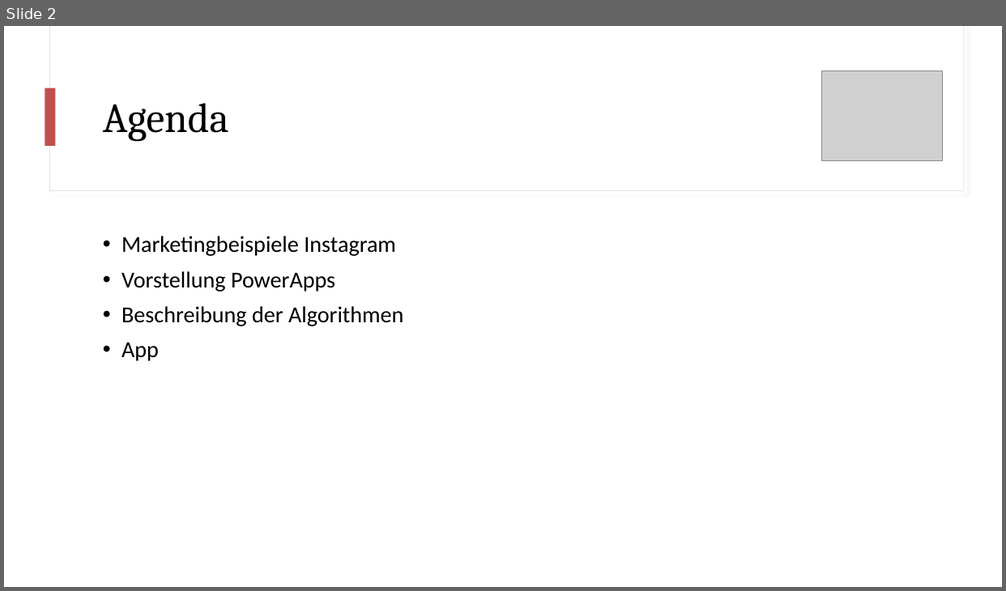
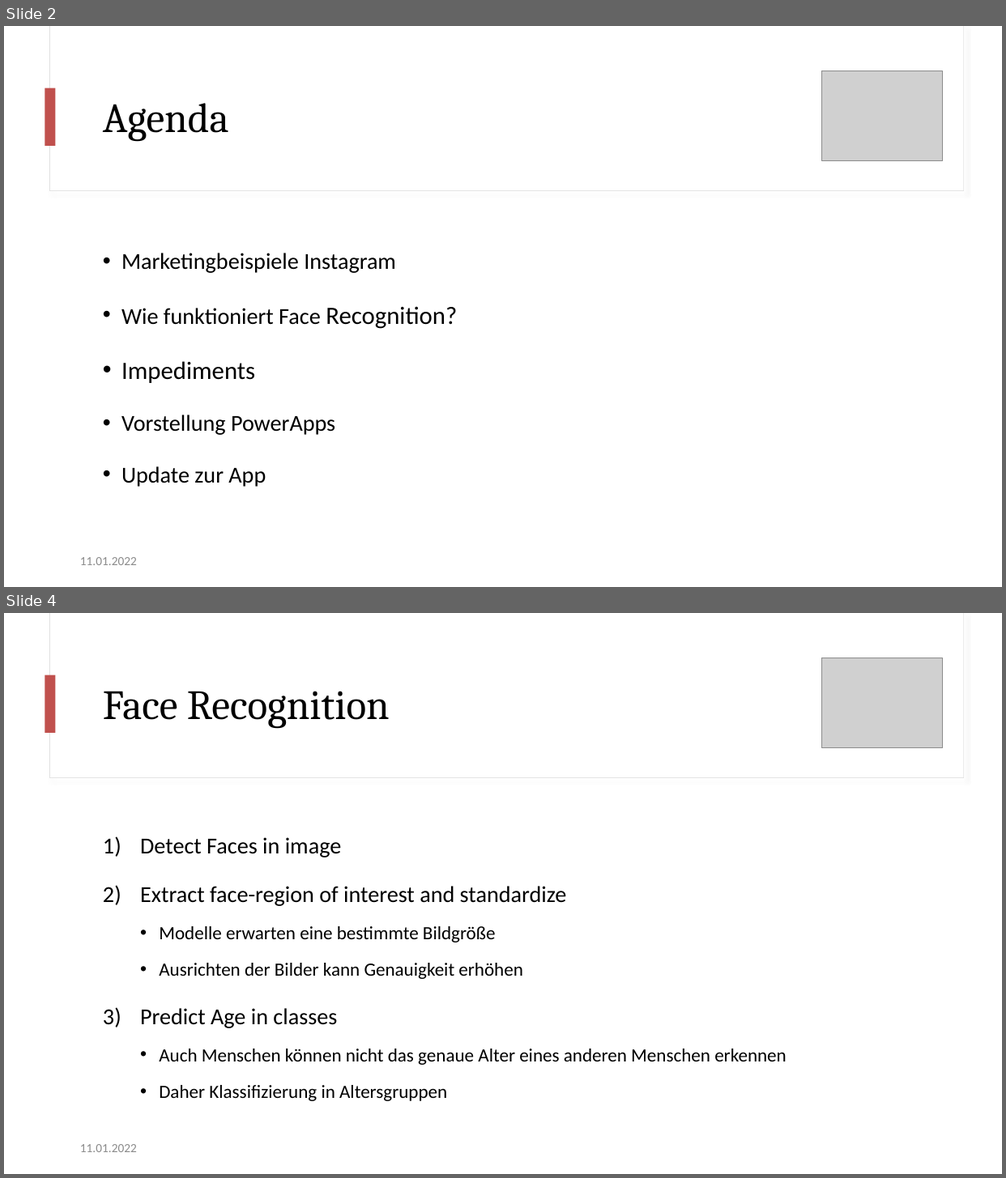
Before and after one commit to florian-frey/FaceBank, a slide deck: presentations/presentation-22_01_13.pptx. Shown one above the other, each under a label of ours: slide 2 before the commit, slides 2 and 4 after it; the slides between them are not shown. The pictures are 1006x591 and 1006x1178 pixels, drawn with LibreOffice and Linux fonts; fonts in the diff are those of the drawing; grey boxes stand for pictures. Boxes give left, top, right and bottom in pixels: in the first picture for what was removed or moved away, otherwise in the second. Text is boxed around its words. In the diff, an @@ line names an element or a change of style, - is before the commit and + after.

```diff
--- a/presentations/presentation-22_01_13.pptx
+++ b/presentations/presentation-22_01_13.pptx
@@ slide 4 added at (4,613,1002,1174), background #FFFFFF @@
@@ rectangle added at (49,613,964,778), fill #FFFFFF, outline #E1E1E1 0.75 pt @@
@@ rectangle added at (50,613,964,777), fill #FFFFFF @@
@@ picture added at (822,658,942,747) @@
@@ rectangle added at (45,675,56,733), fill #C0504D @@
@@ title added at (103,691,390,729), 40 pt, text #000000 @@
+Face Recognition
@@ text added at (140,837,786,1101), 18 pt, text #000000 @@
+1) Detect Faces in image
+2) Extract face-region of interest and standardize
+  • Modelle erwarten eine bestimmte Bildgröße
+  • Ausrichten der Bilder kann Genauigkeit erhöhen
+3) Predict Age in classes
+  • Auch Menschen können nicht das genaue Alter eines anderen Menschen erkennen
+  • Daher Klassifizierung in Altersgruppen
@@ text added at (80,1144,137,1152), 12 pt, text #8C8C8C @@
+11.01.2022
@@ slide 2 changed as well @@
@@ text at (121,253,396,435): line spacing 0.9 to 1.5 @@
@@ text at (121,306,457,383): paragraphs added @@
+• Wie funktioniert Face Recognition?
+• Impediments
@@ text at (121,467,266,487): text changed @@
-• Beschreibung der Algorithmen
-• App
+• Update zur App
@@ text added at (80,557,137,565), 12 pt, text #8C8C8C @@
+11.01.2022
```
Also in this commit, not shown: 1 other slide changed, 7 other slides added, 1 slide removed.
